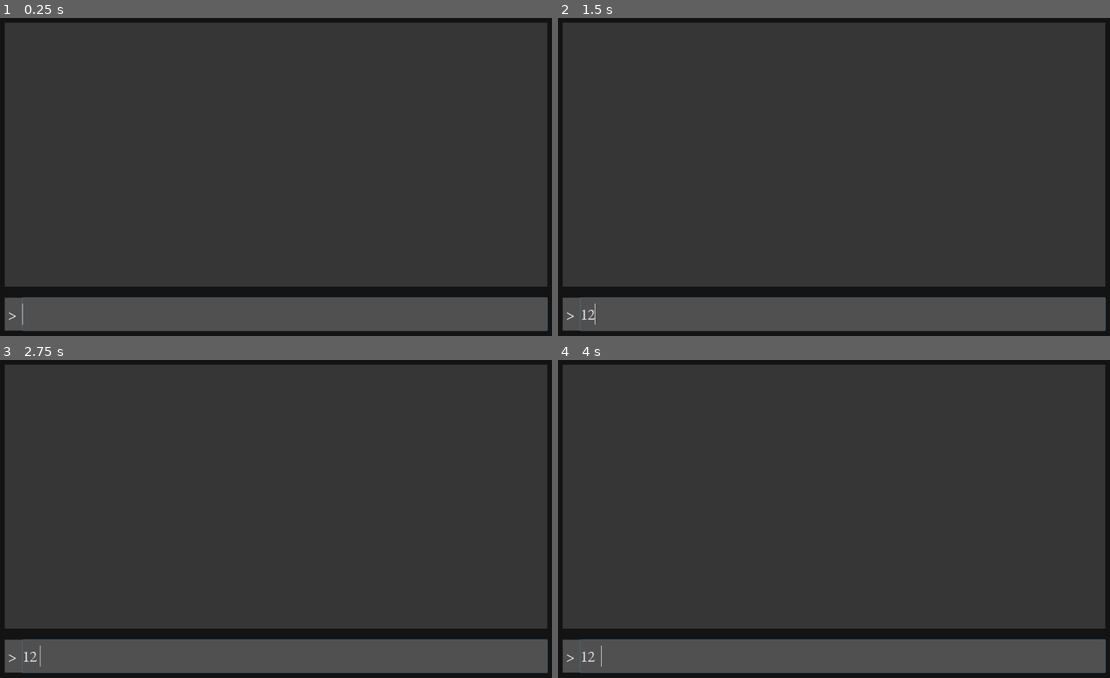
Above: before the commit, frames 1-4 (two rows, left to right).
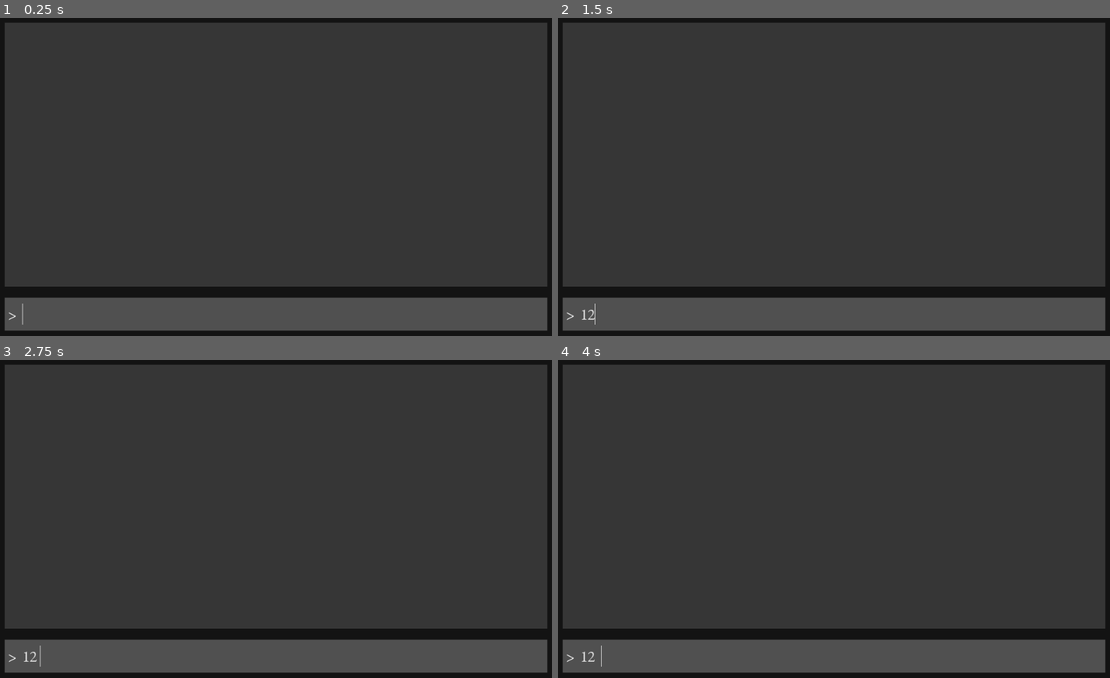
Above: after the commit, the same moments.

Repository: philipuriarte/Godot-Retro-Text-Adventure-Tutorial
Game: Godot game, scene res://game.tscn
Same seed, same stepped clock (60 frames per second), same inputs: the game is played once before the commit and once after it.
Inputs (mouse positions are in pixels of both pictures, inside the frame that each line leads up to):
- Up to frame 1 (0.25 s): no input
- Up to frame 2 (1.5 s): click (845, 313) at 0.52 s; type "12" at 0.6 s; tap Enter at 1.25 s
- Up to frame 3 (2.75 s): tap Space at 2 s
- Up to frame 4 (4 s): tap Enter at 2.75 s; tap Space at 3.5 s

The runs differ from the first frame. In frame 1, 0.4% of the frame differs, in the area x 3-100%, y 87-99%; in frame 2, 0.4%; in frame 3, 0.4%; in frame 4, 0.4%.

Commit message:
Update Input node Max Length to 48 and focus style

Diff:
--- a/game.tscn
+++ b/game.tscn
@@ -11,6 +11,8 @@
 
 [sub_resource type="StyleBoxFlat" id=3]
 bg_color = Color( 0.317647, 0.317647, 0.317647, 1 )
+
+[sub_resource type="StyleBoxEmpty" id=5]
 
 [sub_resource type="StyleBoxEmpty" id=4]
 
@@ -68,5 +70,7 @@
 margin_bottom = 60.0
 size_flags_horizontal = 3
 custom_fonts/font = ExtResource( 2 )
+custom_styles/focus = SubResource( 5 )
 custom_styles/normal = SubResource( 4 )
+max_length = 48
 script = ExtResource( 1 )
Not shown: 1 places in game.tscn that only renumber resources
